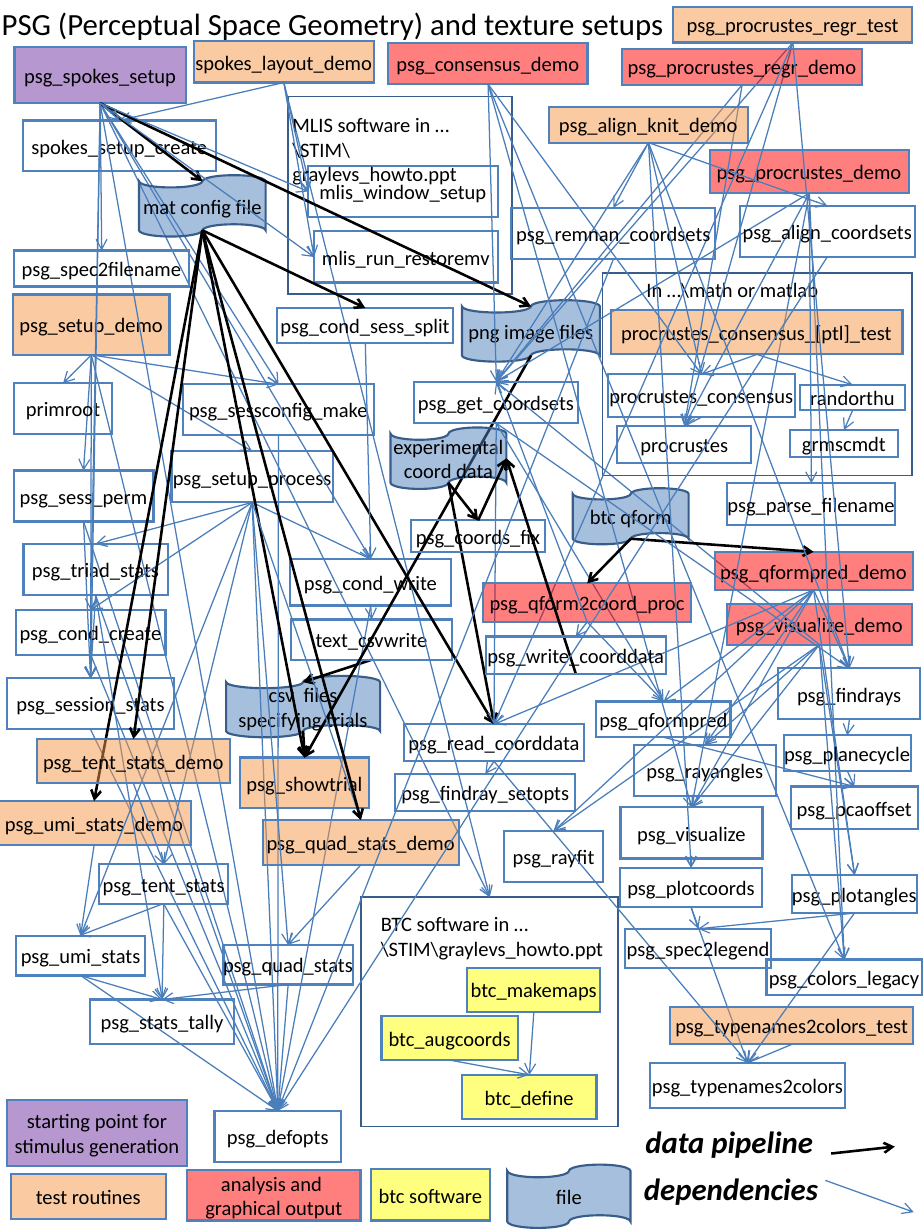
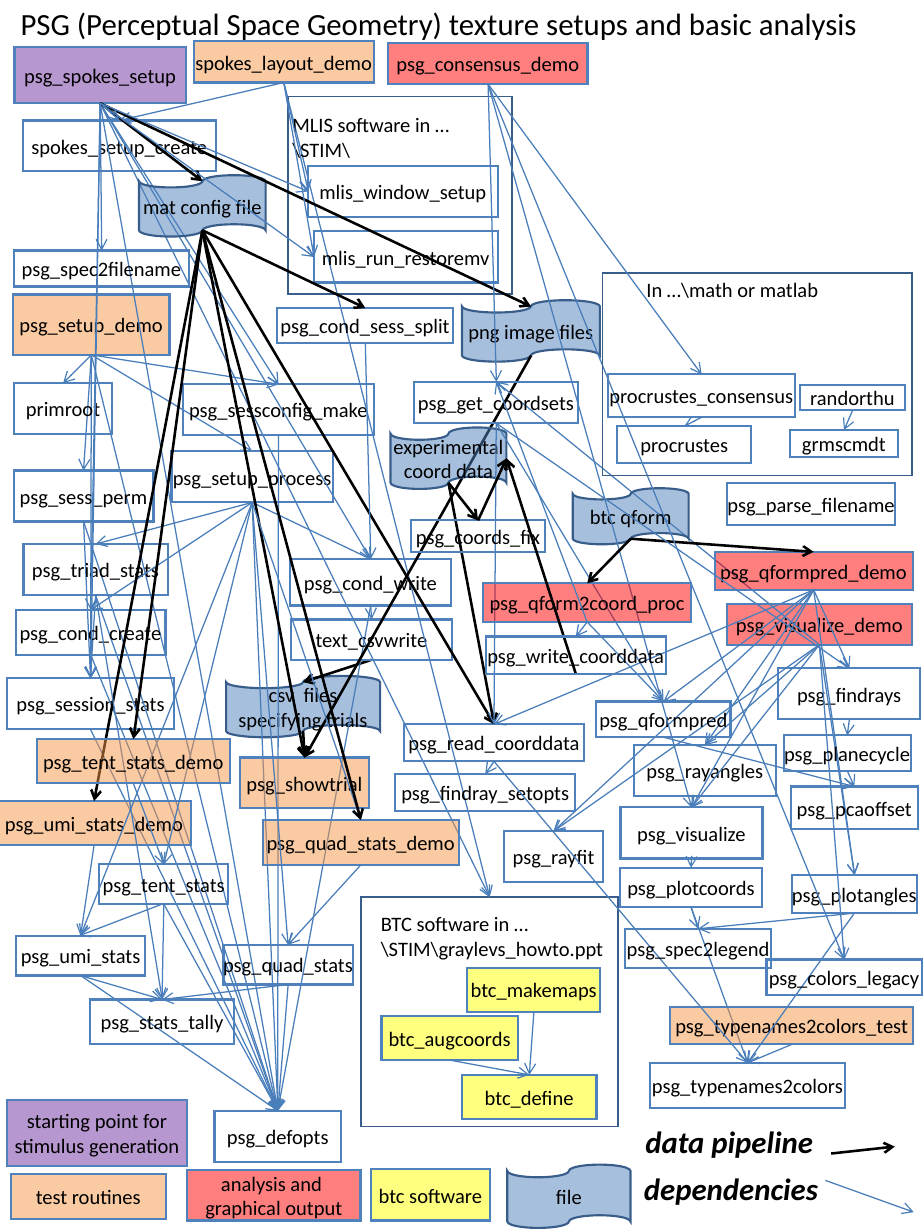
Before and after one commit to jvlab/perceptual_space_geometry, a slide deck: slide 2 of psg-code/psg_howto.ppt. Drawn at 924x1232 pixels with LibreOffice and Linux fonts; fonts in the diff are those of the drawing. Boxes give left, top, right and bottom in pixels: in the first picture for what was removed or moved away, otherwise in the second. Text is boxed around its words. In the diff, an @@ line names an element or a change of style, - is before the commit and + after.

Commit message:
Add files via upload
psg_coord_pipe_proc now does basic plotting

```diff
--- a/psg-code/psg_howto.ppt
+++ b/psg-code/psg_howto.ppt
@@ title at bbox=[21, 12, 857, 43]: text changed @@
-PSG (Perceptual Space Geometry) and texture setups
+PSG (Perceptual Space Geometry) texture setups and basic analysis
@@ rectangle removed at bbox=[673, 6, 912, 42] @@
-psg_procrustes_regr_test
@@ arrow removed from (793, 43) to (494, 724) @@
@@ arrow removed from (793, 43) to (496, 382) @@
@@ rectangle removed at bbox=[622, 49, 861, 85] @@
-psg_procrustes_regr_demo
@@ arrow removed from (793, 43) to (685, 426) @@
@@ arrow removed from (793, 43) to (849, 669) @@
@@ arrow removed from (742, 85) to (496, 382) @@
@@ arrow removed from (742, 85) to (684, 426) @@
@@ rectangle removed at bbox=[548, 107, 748, 143] @@
-psg_align_knit_demo
@@ arrow removed from (648, 143) to (496, 382) @@
@@ arrow removed from (648, 143) to (614, 208) @@
@@ arrow removed from (648, 143) to (691, 867) @@
@@ arrow removed from (648, 143) to (849, 669) @@
@@ arrow removed from (648, 143) to (828, 206) @@
@@ arrow removed from (648, 143) to (702, 375) @@
@@ text at bbox=[292, 164, 456, 187]: paragraph removed @@
-graylevs_howto.ppt
@@ rectangle removed at bbox=[710, 150, 909, 193] @@
-psg_procrustes_demo
@@ arrow removed from (809, 193) to (496, 382) @@
@@ rectangle removed at bbox=[511, 208, 716, 259] @@
-psg_remnan_coordsets
@@ arrow removed from (809, 193) to (684, 426) @@
@@ arrow removed from (809, 193) to (691, 807) @@
@@ rectangle removed at bbox=[739, 206, 915, 256] @@
-psg_align_coordsets
@@ arrow removed from (809, 193) to (844, 960) @@
@@ arrow removed from (809, 193) to (812, 483) @@
@@ arrow removed from (614, 259) to (277, 1111) @@
@@ arrow removed from (828, 257) to (277, 1111) @@
@@ rectangle removed at bbox=[611, 309, 903, 354] @@
-procrustes_consensus_[ptl]_test
@@ arrow removed from (756, 355) to (701, 375) @@
@@ arrow removed from (756, 355) to (853, 384) @@
```
Also in this commit, not shown: 2 other slides changed, 1 slide added, 1 other file.
